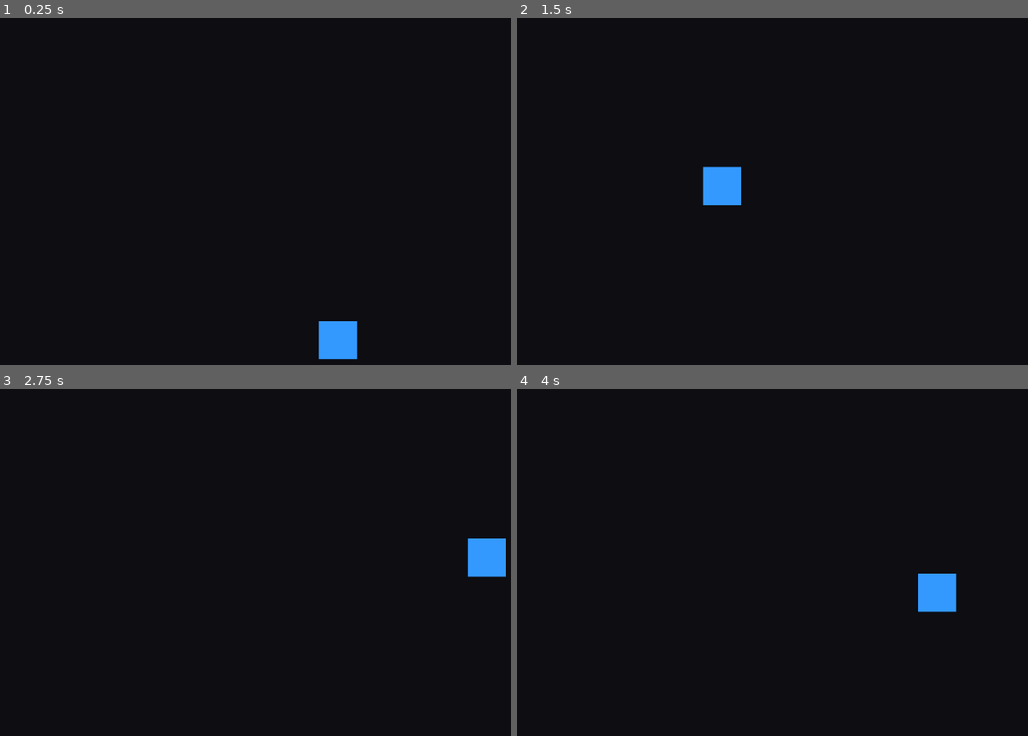
Above: before the commit, frames 1-4 (two rows, left to right).
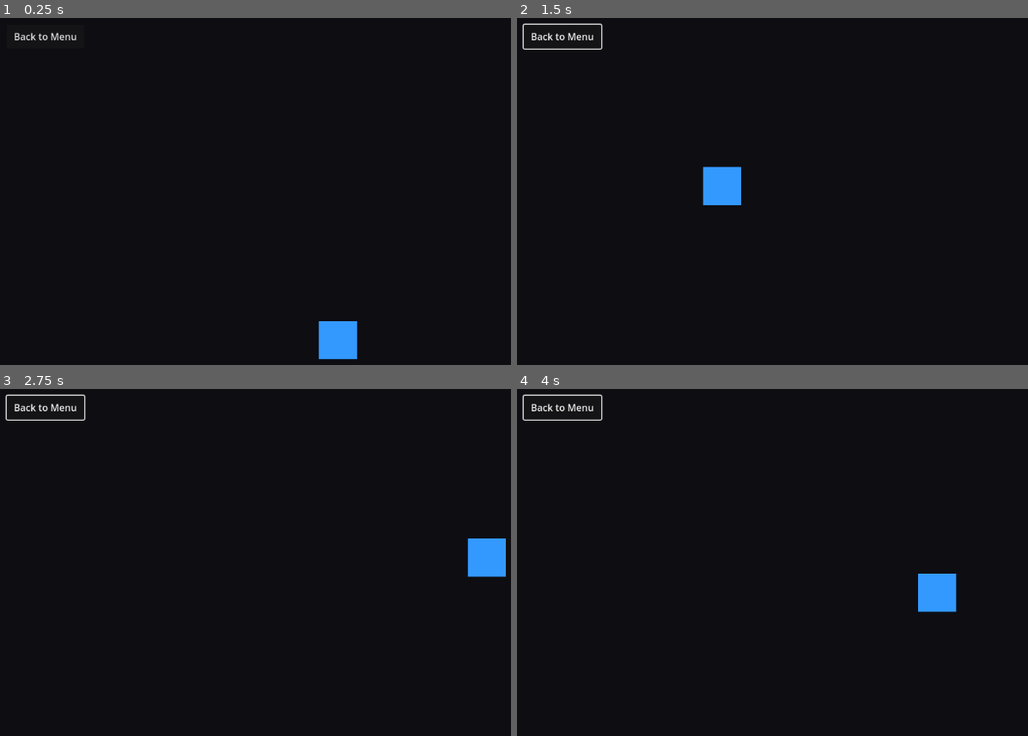
Above: after the commit, the same moments.

Repository: Gozhack/night-coding
Game: Godot game, scene res://void-tap/scenes/Main.tscn
Two runs of this game, one before a commit and one after it. Both use one fixed random seed, a clock stepped at 60 frames per second and the inputs below.
Inputs (mouse positions are in pixels of both pictures, inside the frame that each line leads up to):
- Up to frame 1 (0.25 s): no input
- Up to frame 2 (1.5 s): click (562, 35) at 0.5 s, where only the run after the commit has a clickable "Back to Menu"; move the mouse to (1007, 188) at 1.27 s; hold Right (ui_right) from 1.28 s (still down); click (1007, 188) at 1.42 s
- Up to frame 3 (2.75 s): move the mouse to (199, 597) at 2.02 s; release Right (ui_right) at 2.03 s; hold Down (ui_down) from 2.03 s (still down)
- Up to frame 4 (4 s): move the mouse to (925, 493) at 2.77 s; release Down (ui_down) at 2.78 s; hold Right (ui_right) 2.78-3.53 s; move the mouse to (818, 652) at 3.52 s; hold Up (ui_up) from 3.53 s (still down); click (818, 652) at 3.67 s

The runs differ from the first frame. In frame 1, 0.2% of the frame differs, in the area x 2-15%, y 4-7%; in frame 2, 0.4%, in the area x 1-17%, y 1-10%; in frame 3, 0.4%; in frame 4, 0.4%.

Commit message:
UX: Add 'Back to Menu' button and redirection logic to both games

Diff:
--- a/workspace/grid-runner/scenes/Main.tscn
+++ b/workspace/grid-runner/scenes/Main.tscn
@@ -60,3 +60,10 @@
 theme_override_font_sizes/font_size = 40
 text = "GRID FAILED"
 horizontal_alignment = 1
+
+[node name="MenuButton" type="Button" parent="UI"]
+offset_left = 20.0
+offset_top = 20.0
+offset_right = 150.0
+offset_bottom = 60.0
+text = "Back to Menu"
--- a/workspace/grid-runner/scripts/Main.gd
+++ b/workspace/grid-runner/scripts/Main.gd
@@ -4,13 +4,24 @@
 # Handles UI and game initialization
 
 var game_over_label: Label
+var menu_button: Button
 
 func _ready():
-	game_over_label = get_node_or_null("UI/GameOverLabel")
+	game_over_label = get_node_or_null("UI/Msg")
+	menu_button = get_node_or_null("UI/MenuButton")
 
 	if GridGameManager:
 		GridGameManager.player_died.connect(_on_game_over)
 
+	if menu_button:
+		menu_button.pressed.connect(_on_menu_pressed)
+
 func _on_game_over():
 	if game_over_label:
 		game_over_label.visible = true
+
+func _on_menu_pressed():
+	if OS.has_feature("web"):
+		JavaScriptBridge.eval("window.location.href = '../index.html'")
+	else:
+		print("Back to Menu pressed (Desktop)")
--- a/workspace/void-tap/scenes/Main.tscn
+++ b/workspace/void-tap/scenes/Main.tscn
@@ -39,3 +39,10 @@
 theme_override_font_sizes/font_size = 48
 text = "VOID REACHED"
 horizontal_alignment = 1
+
+[node name="MenuButton" type="Button" parent="UI"]
+offset_left = 20.0
+offset_top = 20.0
+offset_right = 150.0
+offset_bottom = 60.0
+text = "Back to Menu"
--- a/workspace/void-tap/scripts/Main.gd
+++ b/workspace/void-tap/scripts/Main.gd
@@ -4,14 +4,26 @@
 # Manages UI and game logic
 
 var game_over_label: Label
+var menu_button: Button
 
 func _ready():
 	game_over_label = get_node("UI/GameOverLabel")
+	menu_button = get_node("UI/MenuButton")
 
 	# Connect to the GameManager signal
 	if VoidGameManager:
 		VoidGameManager.player_died.connect(_on_game_over)
 
+	if menu_button:
+		menu_button.pressed.connect(_on_menu_pressed)
+
 func _on_game_over():
 	if game_over_label:
 		game_over_label.visible = true
+
+func _on_menu_pressed():
+	# Use JavaScript to navigate back to the hub if running on Web
+	if OS.has_feature("web"):
+		JavaScriptBridge.eval("window.location.href = '../index.html'")
+	else:
+		print("Back to Menu pressed (Desktop)")
